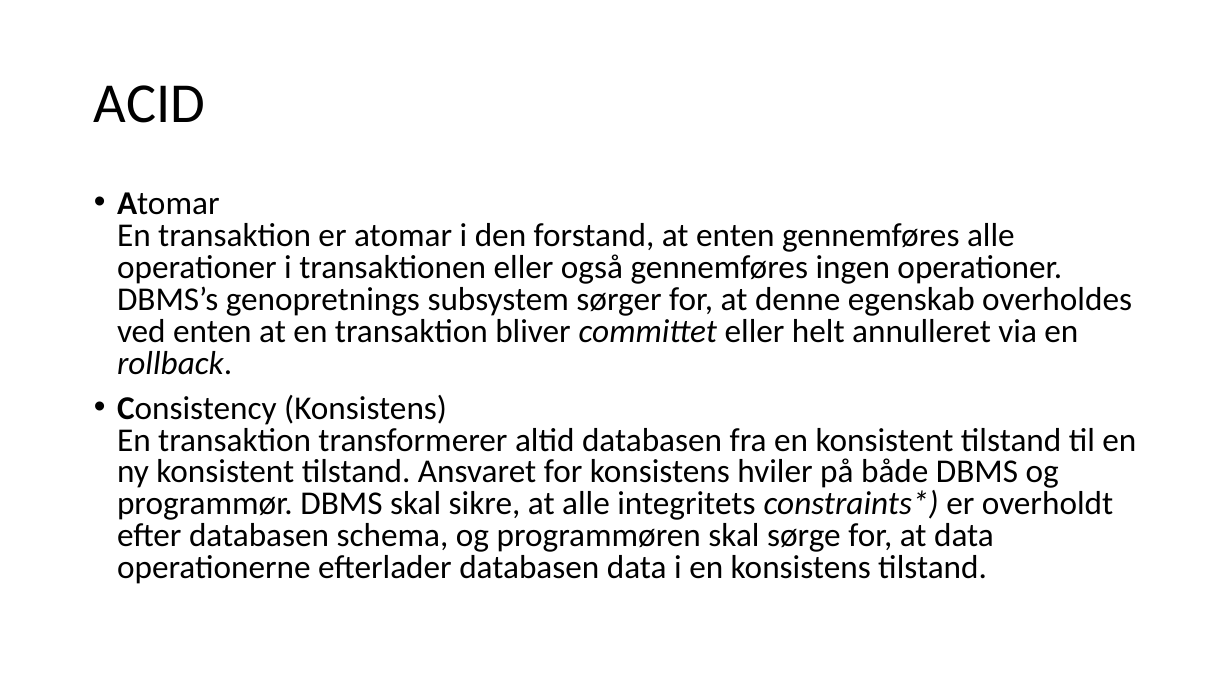
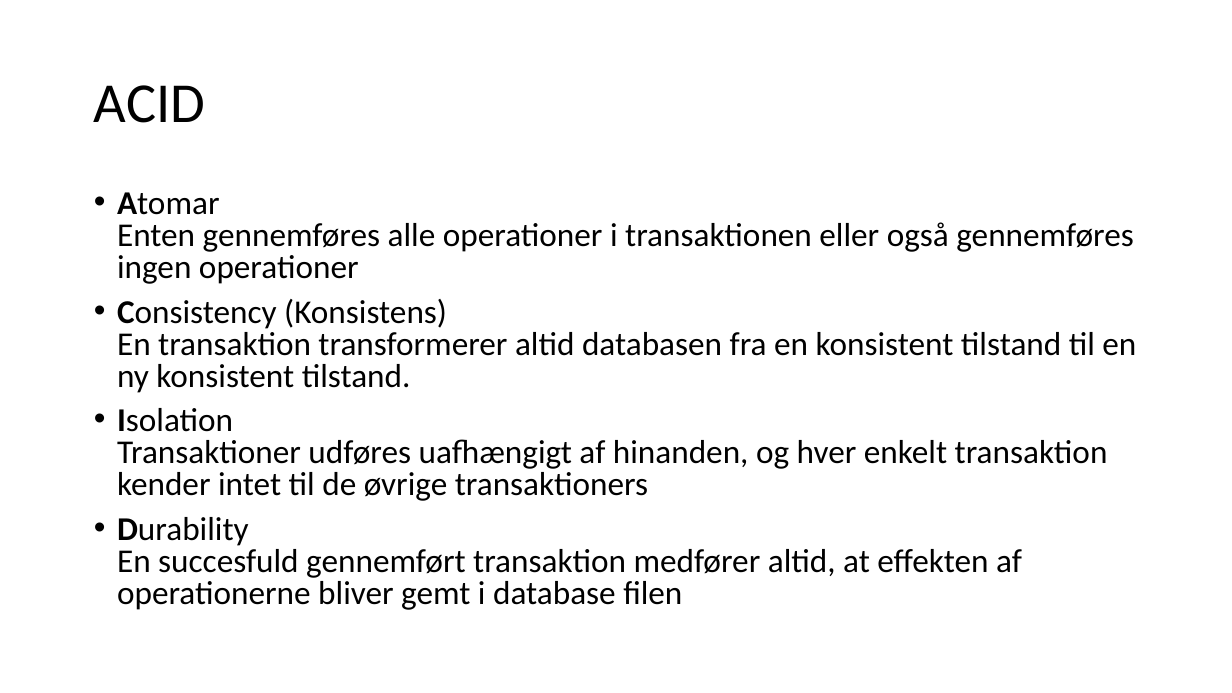
Before and after one commit to JensErikPedersen/misc, a slide deck: slide 5 of eventmanagement/Præsentation.pptx. Drawn at 1232x693 pixels with LibreOffice and Linux fonts; fonts in the diff are those of the drawing. Boxes give left, top, right and bottom in pixels: in the first picture for what was removed or moved away, otherwise in the second. Text is boxed around its words. In the diff, an @@ line names an element or a change of style, - is before the commit and + after.

```diff
--- a/eventmanagement/Præsentation.pptx
+++ b/eventmanagement/Præsentation.pptx
@@ text at <box>117,192,1136,610</box>: text changed @@
-• Atomar
-  En transaktion er atomar i den forstand, at enten gennemføres alle operationer i transaktionen eller også gennemføres ingen operationer. DBMS’s genopretnings subsystem sørger for, at denne egenskab overholdes ved enten at en transaktion bliver committet eller helt annulleret via en rollback.
-• Consistency (Konsistens)
-  En transaktion transformerer altid databasen fra en konsistent tilstand til en ny konsistent tilstand. Ansvaret for konsistens hviler på både DBMS og programmør. DBMS skal sikre, at alle integritets constraints*) er overholdt efter databasen schema, og programmøren skal sørge for, at data operationerne efterlader databasen data i en konsistens tilstand.
+• Atomar
+  Enten gennemføres alle operationer i transaktionen eller også gennemføres ingen operationer
+• Consistency (Konsistens)
+  En transaktion transformerer altid databasen fra en konsistent tilstand til en ny konsistent tilstand.
+• Isolation
+  Transaktioner udføres uafhængigt af hinanden, og hver enkelt transaktion kender intet til de øvrige transaktioners
+• Durability
+  En succesfuld gennemført transaktion medfører altid, at effekten af operationerne bliver gemt i database filen
```
Also in this commit, not shown: 2 other slides changed, 1 slide removed, 11 other files.
